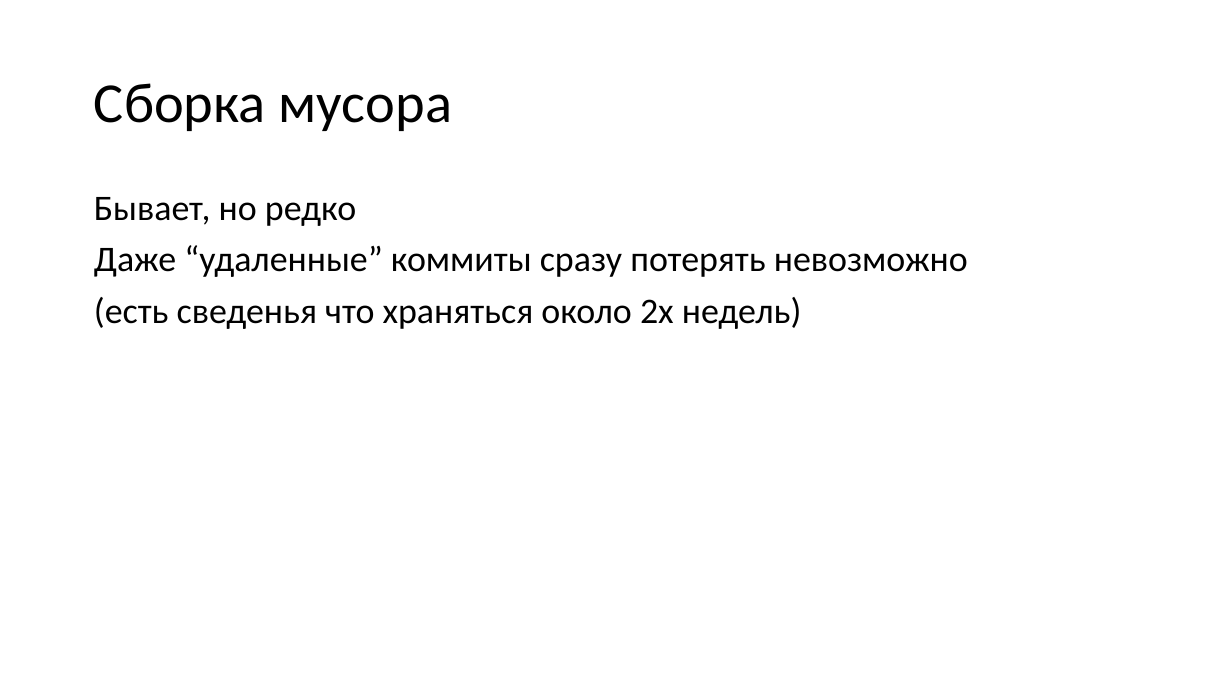
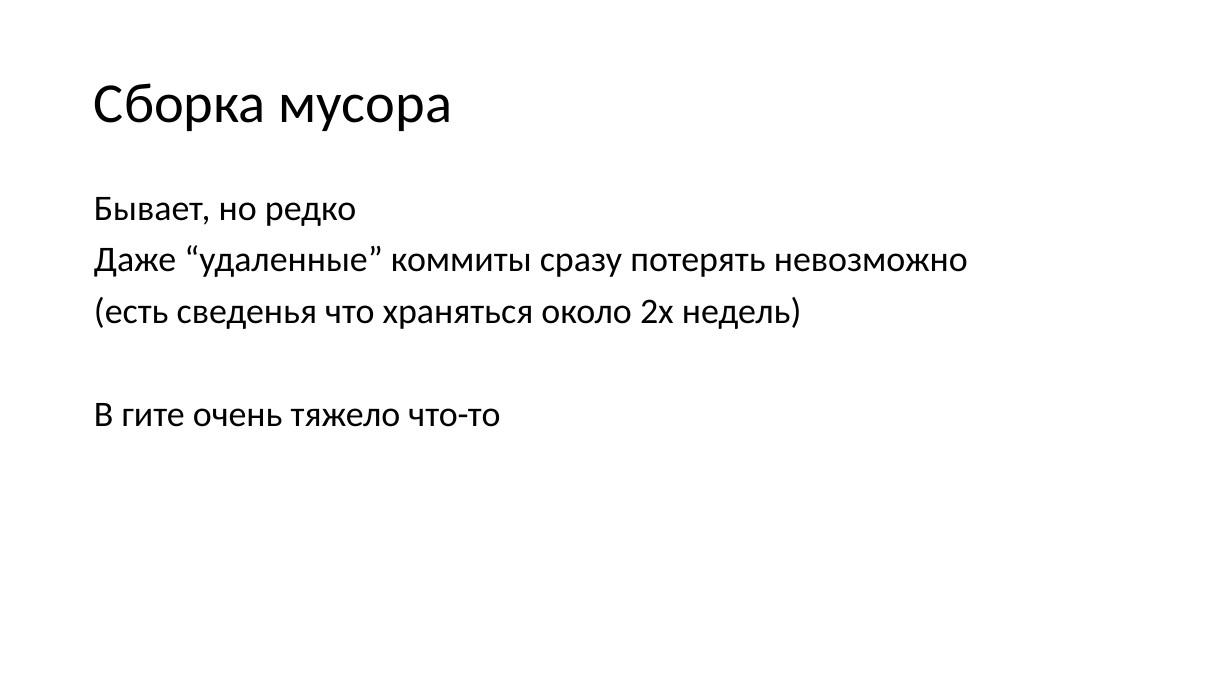
Before and after one commit to dzmitry-varabei/front-end-course, a slide deck: slide 61 of git-commit-code-review/Presentation1.pptx. Drawn at 1232x693 pixels with LibreOffice and Linux fonts; fonts in the diff are those of the drawing. Boxes give left, top, right and bottom in pixels: in the first picture for what was removed or moved away, otherwise in the second. Text is boxed around its words. In the diff, an @@ line names an element or a change of style, - is before the commit and + after.

```diff
--- a/git-commit-code-review/Presentation1.pptx
+++ b/git-commit-code-review/Presentation1.pptx
@@ text at bbox=[94, 403, 500, 427]: paragraph added @@
+В гите очень тяжело что-то
```
Also in this commit, not shown: 16 other slides changed, 8 slides removed, 1 other file.
